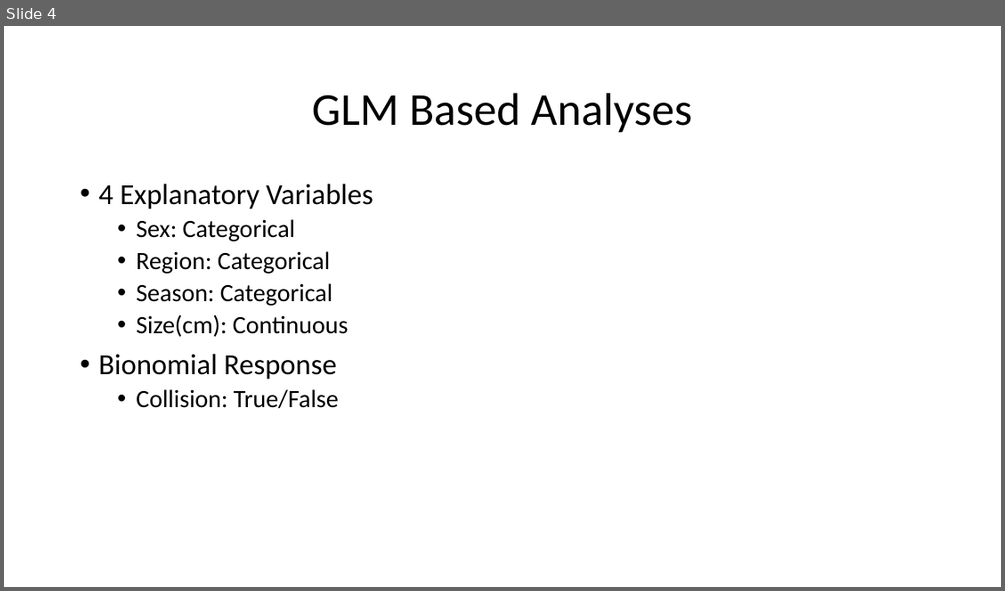
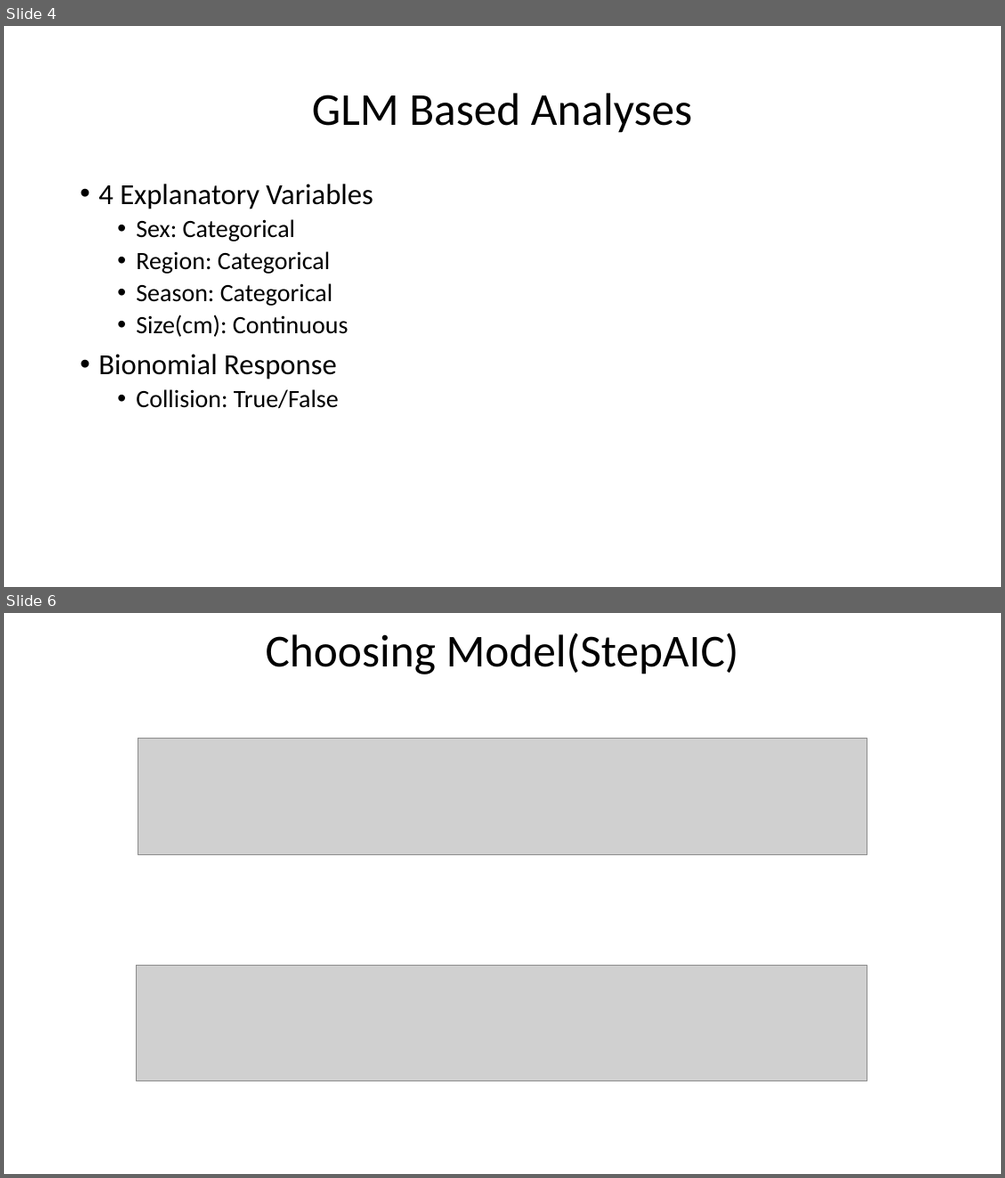
Before and after one commit to corpulentgowk/Data-Manipulation-in-R, a slide deck: FinalPresentation_layne.pptx. Shown one above the other, each under a label of ours: slide 4 before the commit, slides 4 and 6 after it; the slides between them are not shown. The pictures are 1005x591 and 1005x1178 pixels, drawn with LibreOffice and Linux fonts; fonts in the diff are those of the drawing; grey boxes stand for pictures. Boxes give left, top, right and bottom in pixels: in the first picture for what was removed or moved away, otherwise in the second. Text is boxed around its words. In the diff, an @@ line names an element or a change of style, - is before the commit and + after.

```diff
--- a/FinalPresentation_layne.pptx
+++ b/FinalPresentation_layne.pptx
@@ slide 6 added at bbox=[4, 613, 1001, 1174], background #FFFFFF @@
@@ title added at bbox=[266, 633, 739, 674], 44 pt, text #000000 @@
+Choosing Model(StepAIC)
@@ picture added at bbox=[138, 738, 867, 855] @@
@@ picture added at bbox=[136, 965, 867, 1080] @@
```
Also in this commit, not shown: 2 slides changed, 1 other file.
